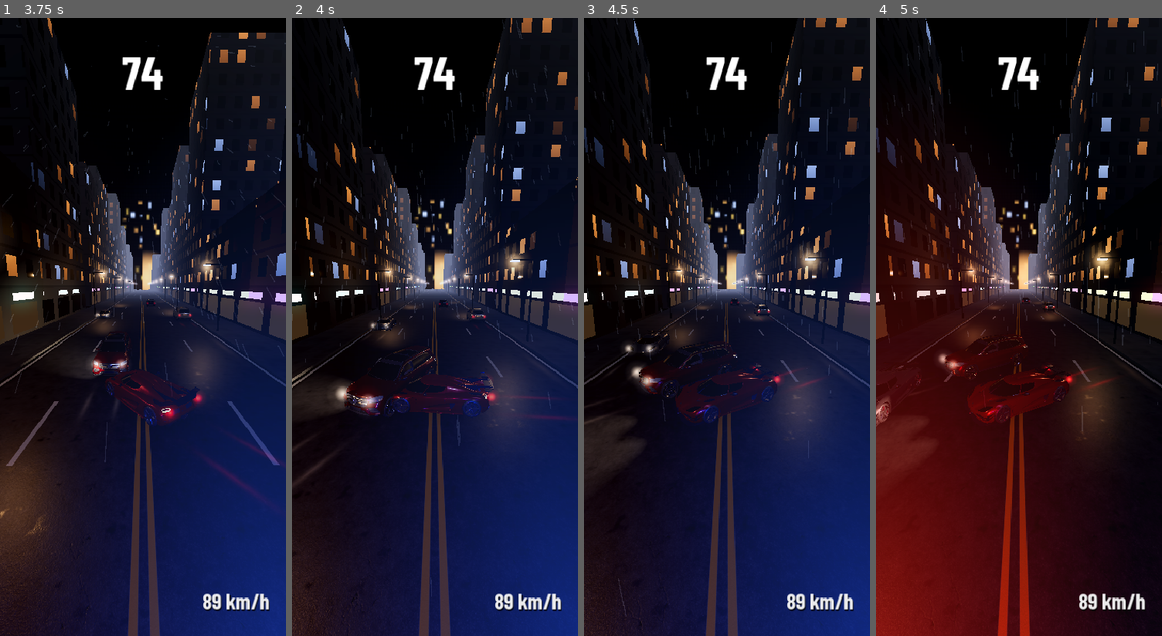
Above: before the commit, frames 1-4 (left to right).
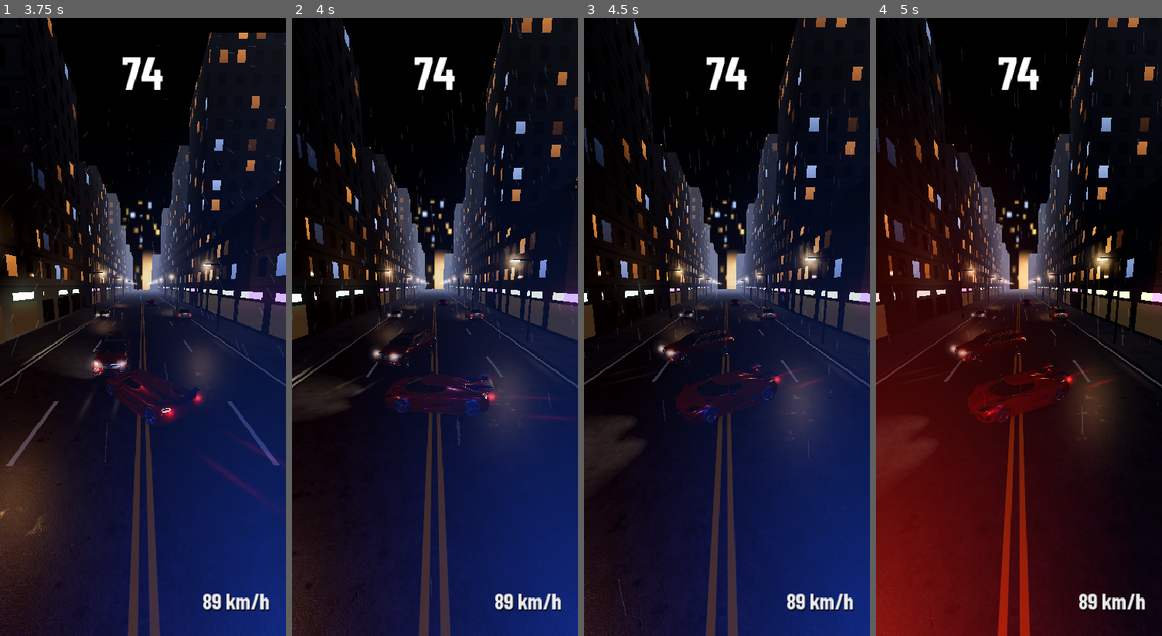
Above: after the commit, the same moments.

Repository: talibmohd0099/Cityhunt
Game: Godot game, scene res://scenes/main.tscn
The game is run twice, just before and just after one commit, with the same random seed, the same clock (stepped at 60 frames per second) and the same inputs.
Inputs (mouse positions are in pixels of both pictures, inside the frame that each line leads up to):
- Up to frame 1 (3.75 s): tap Enter at 0.5 s; move the mouse to (205, 296) at 0.52 s; hold Right (ui_right) 0.53-1.25 s; click (205, 296) at 0.67 s; drag from (85, 357) to (128, 450) at 1.27 s; move the mouse to (171, 191) at 2.02 s; hold Right (ui_right) 2.03-2.75 s; drag from (128, 450) to (57, 234) at 2.77 s; move the mouse to (228, 419) at 3.52 s; hold Left (ui_left) from 3.53 s (still down)
- Up to frame 2 (4 s): keep holding Left (ui_left)
- Up to frame 3 (4.5 s): release Left (ui_left) at 4.25 s; drag from (641, 234) to (684, 172) at 4.27 s
- Up to frame 4 (5 s): no input

Frame 1 is identical in both runs. In frame 2, 1.2% of the frame differs, in the area x 0-68%, y 43-76%; in frame 3, 1.0%; in frame 4, 0.8%.

Commit message:
Getaway: keep two lanes open for longer, and stop traffic at a crash
The traffic could line up so the only open lane sat behind two busy ones.
Until 40 s in, at most two lanes may now have a car arriving at about the
same moment. On a crash the other cars stop, and a car hit head-on is put
back to where the bumpers touch instead of sitting inside the player's car.

Co-Authored-By: Claude Opus 5.5 (1M context) <noreply@anthropic.com>
Claude-Session: https://claude.ai/code/session_01MP311gKqioxaeA8RvWcsAh

Diff:
--- a/getaway/scripts/game.gd
+++ b/getaway/scripts/game.gd
@@ -130,6 +130,7 @@
 	state = CRASH
 	crash_t = 0.0
 	hit_car = c
+	c.slide = _closing(c.lane) * 0.25
 	spin = (1.0 if c.node.position.x < px else -1.0) * rng.randf_range(2.5, 4.0)
 	shake = 1.0
 	audio.play("boom_1", 0.7)
@@ -254,7 +255,7 @@
 		var spec: Dictionary = CarModels.SPEC[k[0]]
 		var sc: float = 0.95 if k[0] == "gls" else 1.0
 		traffic.append({node = node, paints = paints, vm = k[0], oncoming = k[1], taxi = k[2], lane = 0,
-			len = spec.length * sc, wid = spec.width * sc, active = false, gap = 99.0})
+			len = spec.length * sc, wid = spec.width * sc, active = false, gap = 99.0, slide = 0.0})
 
 ## Closing speed of a car in this lane (how fast it comes towards the player).
 func _closing(lane: int) -> float:
@@ -272,9 +273,9 @@
 	for c in traffic:
 		if c.active and c.node.position.z < 0.0:
 			var e: float = -c.node.position.z / max(_closing(c.lane), 1.0)
-			if abs(e - eta) < 1.0:
+			if abs(e - eta) < 1.2:
 				busy[c.lane] = true
-	var allowed := 3 if t > 25.0 else 2
+	var allowed := 3 if t > 40.0 else 2   # later on only one lane may be left open
 	if busy.size() > allowed:
 		return
 	var pick := []
@@ -304,10 +305,13 @@
 			continue
 		var n: Node3D = c.node
 		if c == hit_car:
-			# knocked aside by the crash
-			n.position.z += (speed - LANE_SPEED[c.lane] * 0.3) * dt
+			# knocked back by the crash, sliding to a stop
+			c.slide = move_toward(c.slide, 0.0, 30.0 * dt)
+			n.position.z -= c.slide * dt
 			n.rotation.y += -spin * 0.6 * dt
 			continue
+		if state == CRASH or state == OVER:
+			continue   # everyone else stops for the crash
 		n.position.z += _closing(c.lane) * dt
 		if n.position.z > 18.0:
 			_deactivate(c)
@@ -320,6 +324,9 @@
 		if dz < reach - 0.25:
 			if gap < -0.12:
 				if state == PLAY:
+					if gap < -0.5:
+						# head-on: put it back to where the bumpers touch (it may have moved a metre into the car this frame)
+						n.position.z = -(reach - 0.3) if n.position.z < 0.0 else reach - 0.3
 					_crash(c)
 					return
 				else:
